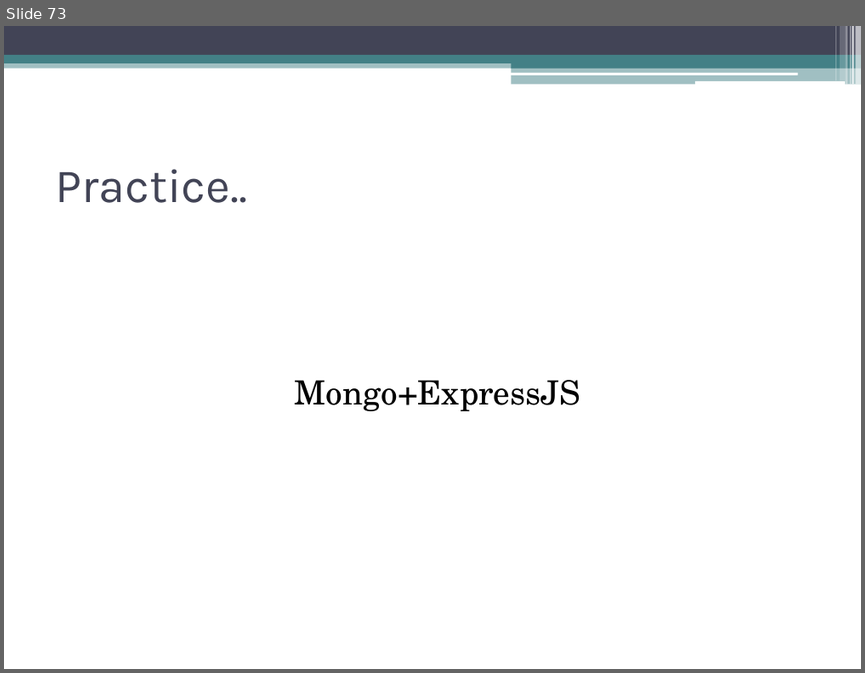
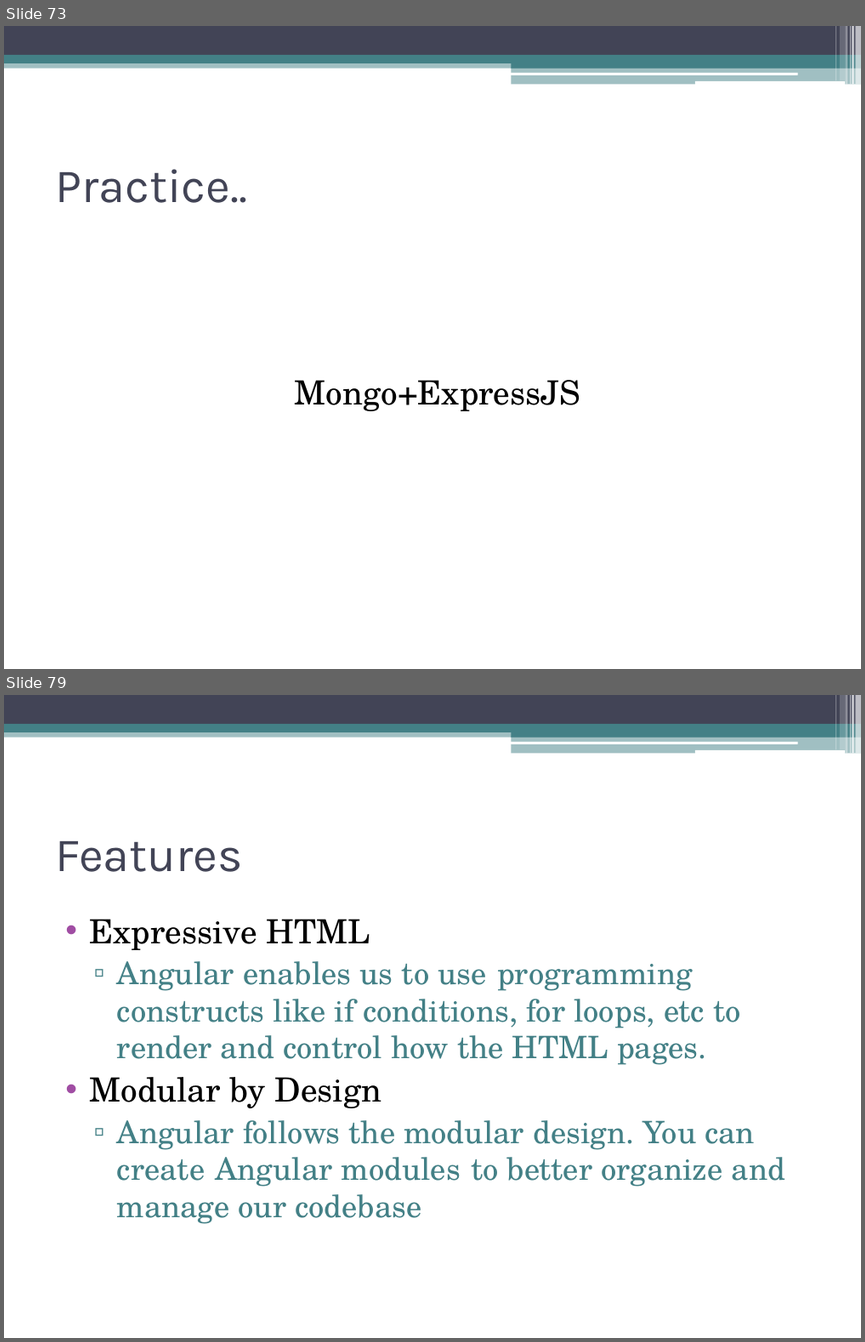
Before and after one commit to akjkhatri/mean_stack, a slide deck: MEAN Stack Workshop.pptx. Shown one above the other, each under a label of ours: slide 73 before the commit, slides 73 and 79 after it; the slides between them are not shown. The pictures are 865x673 and 865x1342 pixels, drawn with LibreOffice and Linux fonts; fonts in the diff are those of the drawing. Boxes give left, top, right and bottom in pixels: in the first picture for what was removed or moved away, otherwise in the second. Text is boxed around its words. In the diff, an @@ line names an element or a change of style, - is before the commit and + after.

Commit message:
updated with angular

```diff
--- a/MEAN Stack Workshop.pptx
+++ b/MEAN Stack Workshop.pptx
@@ slide 79 added at (x1=4, y1=695, x2=861, y2=1338), background #FFFFFF; not listed: 13 template elements that a slide beside it also shows @@
@@ title added at (x1=55, y1=841, x2=242, y2=872), 40 pt, text #424456 @@
+Features
@@ text added at (x1=90, y1=919, x2=785, y2=1224), 26 pt, text #438086 @@
+• Expressive HTML
+  ▫ Angular enables us to use programming constructs like if conditions, for loops, etc to render and control how the HTML pages.
+• Modular by Design
+  ▫ Angular follows the modular design. You can create Angular modules to better organize and manage our codebase
```
Also in this commit, not shown: 29 other slides added.
